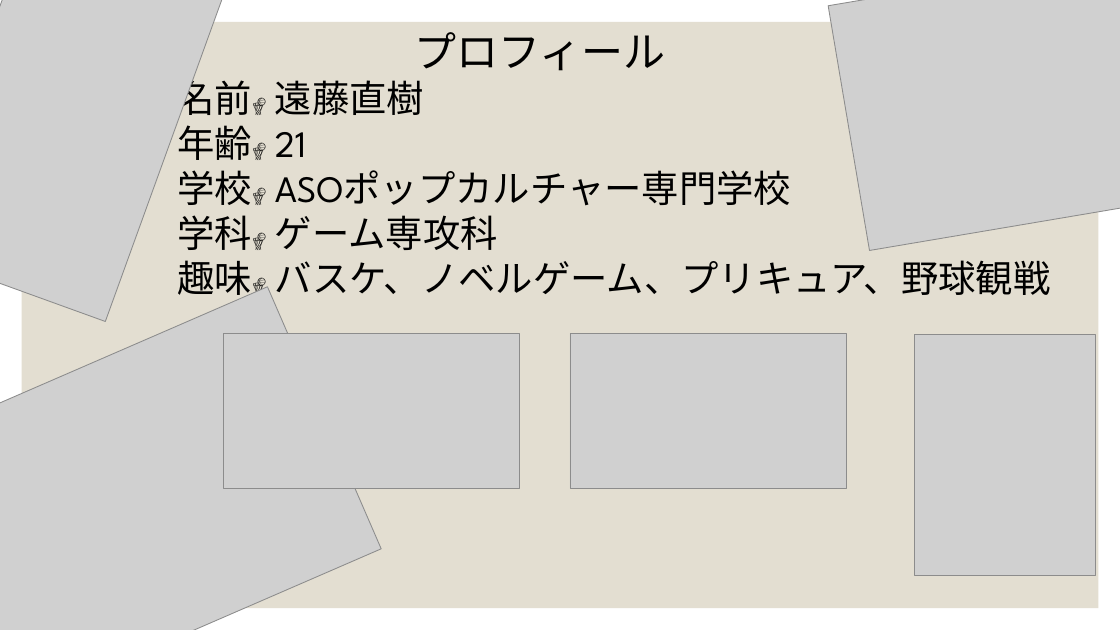
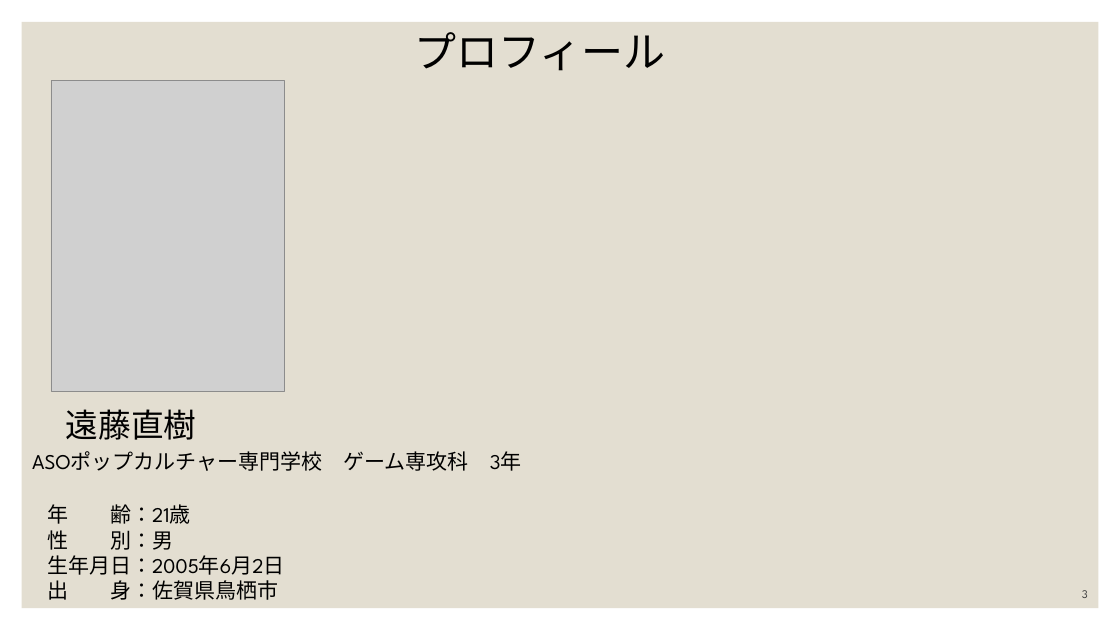
Before and after one commit to motineko-saka/2026_Winter_Game, a slide deck: slide 3 of 資料/2416005_遠藤直樹_ポートフォリオ.pptx (slide 2 before the commit). Drawn at 1120x630 pixels with LibreOffice and Linux fonts; fonts in the diff are those of the drawing; grey boxes stand for pictures. Boxes give left, top, right and bottom in pixels: in the first picture for what was removed or moved away, otherwise in the second. Text is boxed around its words. In the diff, an @@ line names an element or a change of style, - is before the commit and + after.

```diff
--- a/資料/2416005_遠藤直樹_ポートフォリオ.pptx
+++ b/資料/2416005_遠藤直樹_ポートフォリオ.pptx
@@ picture removed at (0,0,237,322) @@
@@ picture removed at (828,0,1120,251) @@
@@ picture: place and size @@
-picture at (915,334,1096,575)
+picture at (51,81,285,392)
@@ text removed at (178,75,1051,302) @@
-名前🏀 遠藤直樹
-年齢🏀 21
-学校🏀 ASOポップカルチャー専門学校
-学科🏀 ゲーム専攻科
-趣味🏀 バスケ、ノベルゲーム、プリキュア、野球観戦
@@ picture removed at (0,287,381,630) @@
@@ picture removed at (223,334,519,489) @@
@@ picture removed at (571,334,847,489) @@
@@ text added at (66,409,197,440), 28 pt, text #000000 @@
+遠藤直樹
@@ text added at (32,451,522,471), 18 pt, text #000000 @@
+ASOポップカルチャー専門学校 ゲーム専攻科 3年
@@ text added at (47,504,285,600), 18 pt, text #000000 @@
+年 齢：21歳
+性 別：男
+生年月日：2005年6月2日
+出 身：佐賀県鳥栖市
@@ page number added at (1082,590,1088,598), 10 pt, text #404040 @@
+3
```
Also in this commit, not shown: 10 other slides changed, 3 slides added.
